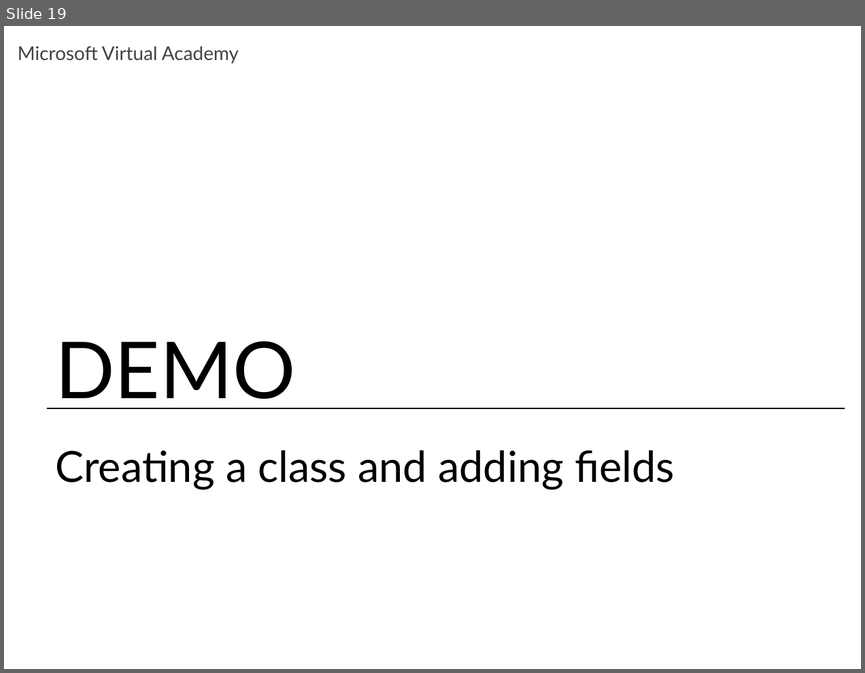
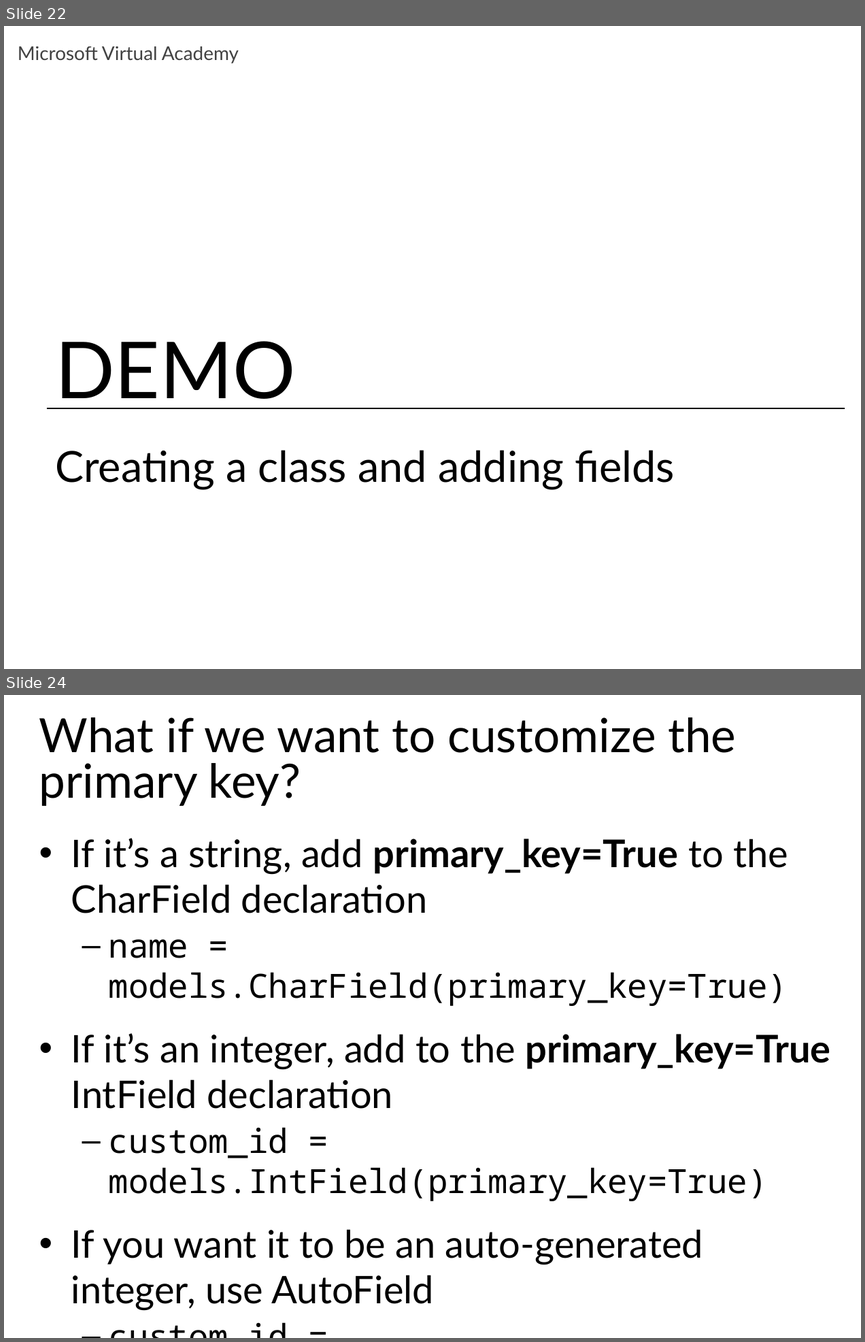
Before and after one commit to maxchv/LearnPython, a slide deck: week12/Models.pptx. Shown one above the other, each under a label of ours: slide 19 before the commit, slides 22 and 24 after it; the slides between them are not shown. The pictures are 865x673 and 865x1342 pixels, drawn with LibreOffice and Linux fonts; fonts in the diff are those of the drawing. Boxes give left, top, right and bottom in pixels: in the first picture for what was removed or moved away, otherwise in the second. Text is boxed around its words. In the diff, an @@ line names an element or a change of style, - is before the commit and + after.

```diff
--- a/week12/Models.pptx
+++ b/week12/Models.pptx
@@ slide 24 added at (x1=4, y1=695, x2=861, y2=1338), background #FFFFFF @@
@@ title added at (x1=39, y1=717, x2=736, y2=806), 39.6 pt, text #000000 @@
+What if we want to customize the primary key?
@@ text added at (x1=71, y1=838, x2=831, y2=1310), 32 pt, text #000000 @@
+• If it’s a string, add primary_key=True to the CharField declaration
+  – name = models.CharField(primary_key=True)
+• If it’s an integer, add to the primary_key=True IntField declaration
+  – custom_id = models.IntField(primary_key=True)
+• If you want it to be an auto-generated integer, use AutoField
+  – custom_id = models.AutoField(primary_key=True)
@@ what was slide 19 is now slide 22 @@
```
Also in this commit, not shown: 6 slides changed, 16 other slides added.
